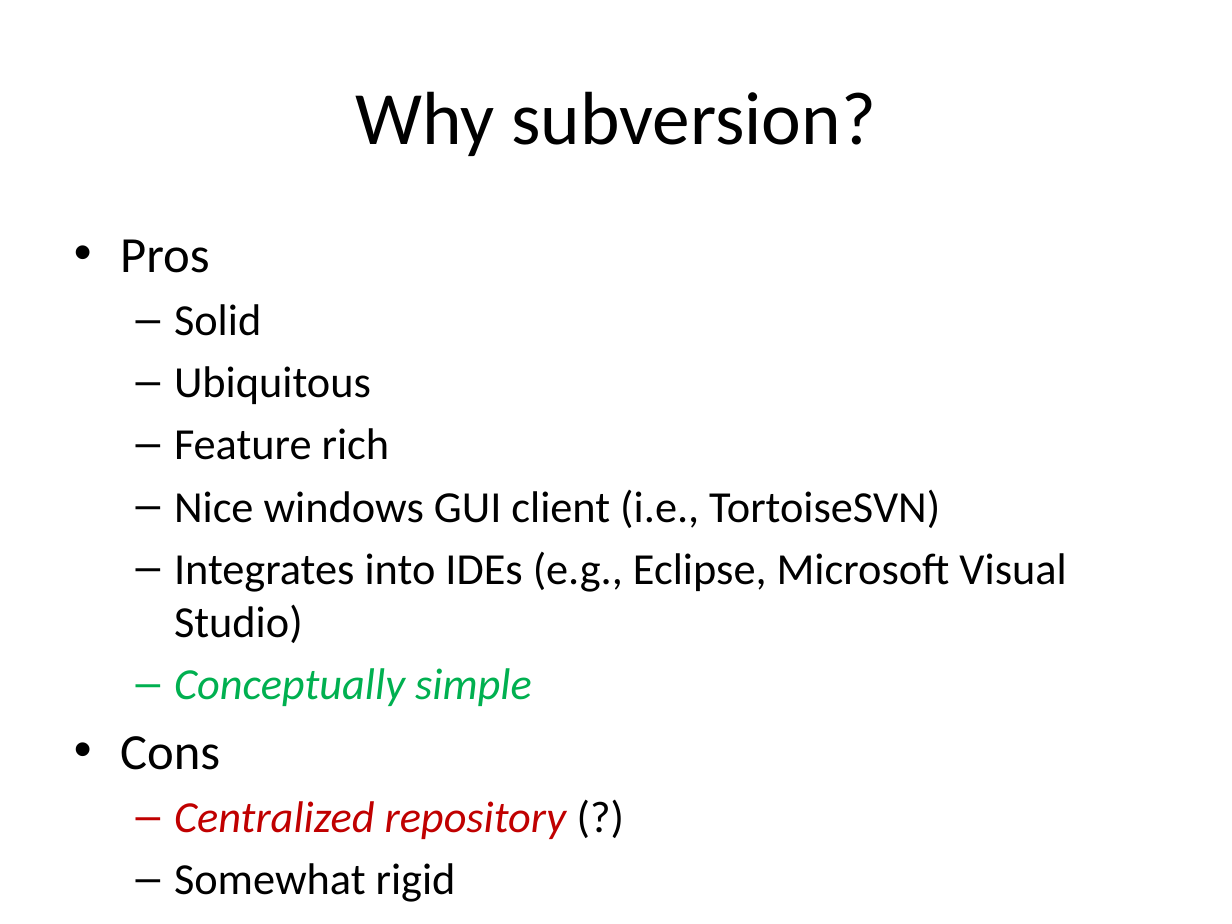
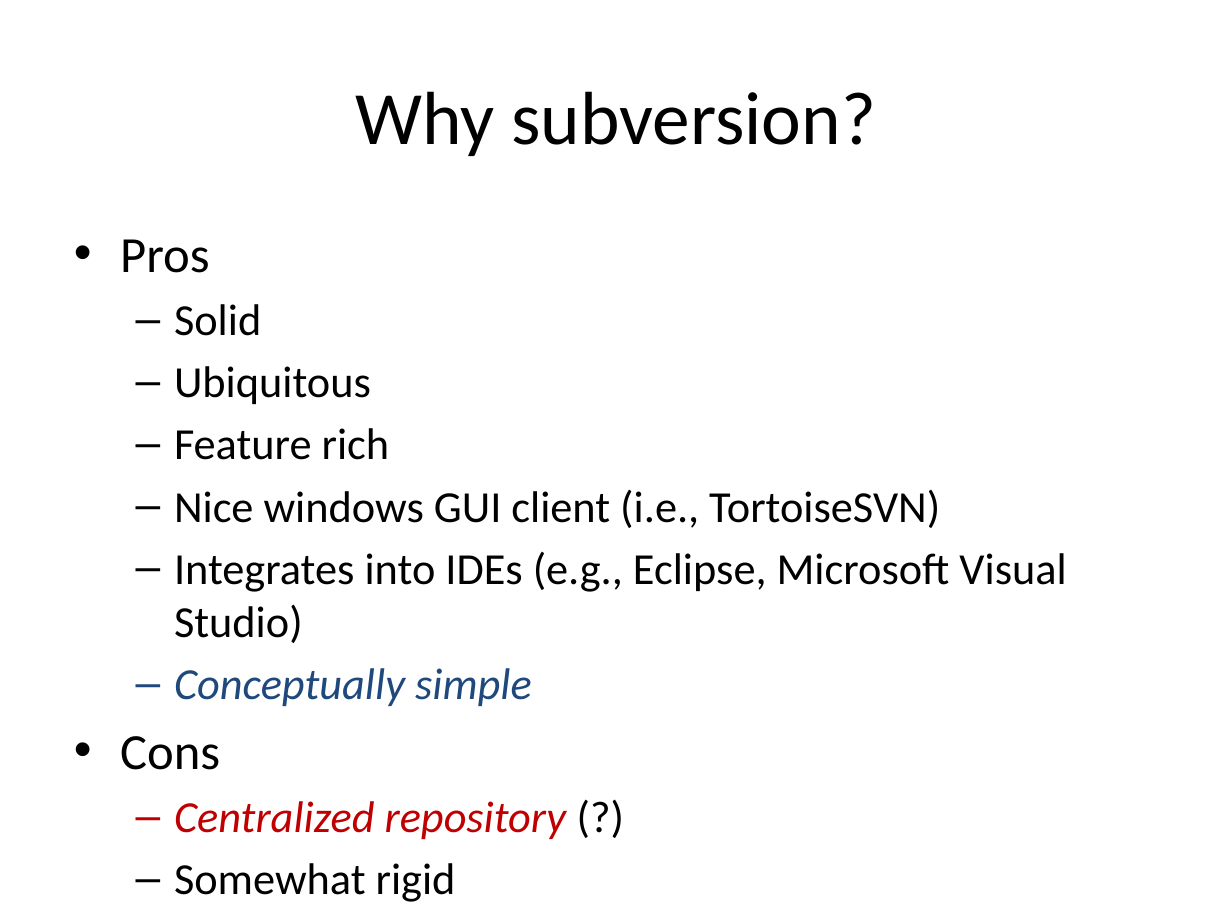
Before and after one commit to gjbex/training-material, a slide deck: slide 8 of LinuxTools/VersionControl/version_control_git.pptx. Drawn at 1232x924 pixels with LibreOffice and Linux fonts; fonts in the diff are those of the drawing. Boxes give left, top, right and bottom in pixels: in the first picture for what was removed or moved away, otherwise in the second. Text is boxed around its words. In the diff, an @@ line names an element or a change of style, - is before the commit and + after.

```diff
--- a/LinuxTools/VersionControl/version_control_git.pptx
+++ b/LinuxTools/VersionControl/version_control_git.pptx
@@ text at (174, 668, 532, 706): text colour #00B050 to #1F497D in "Conceptually simple" @@
```
Also in this commit, not shown: 1 other slide changed.
